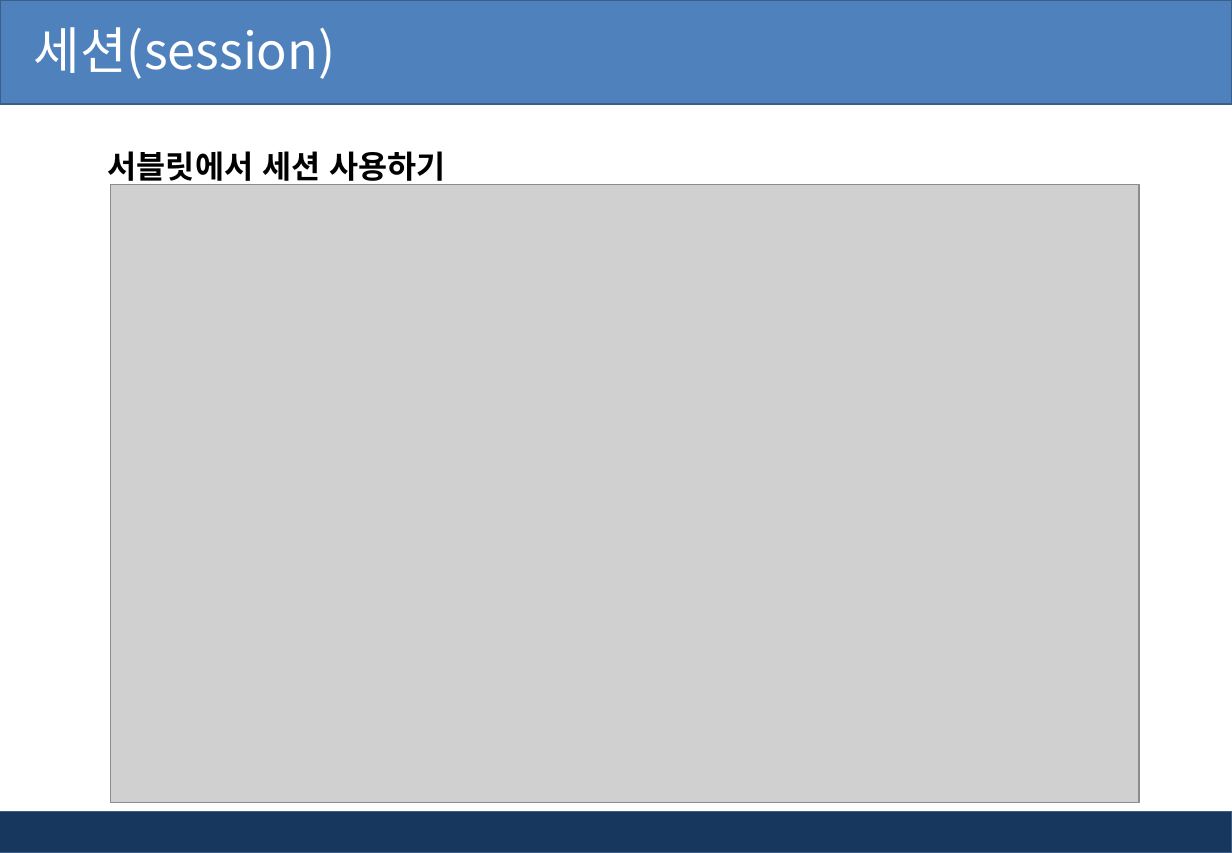
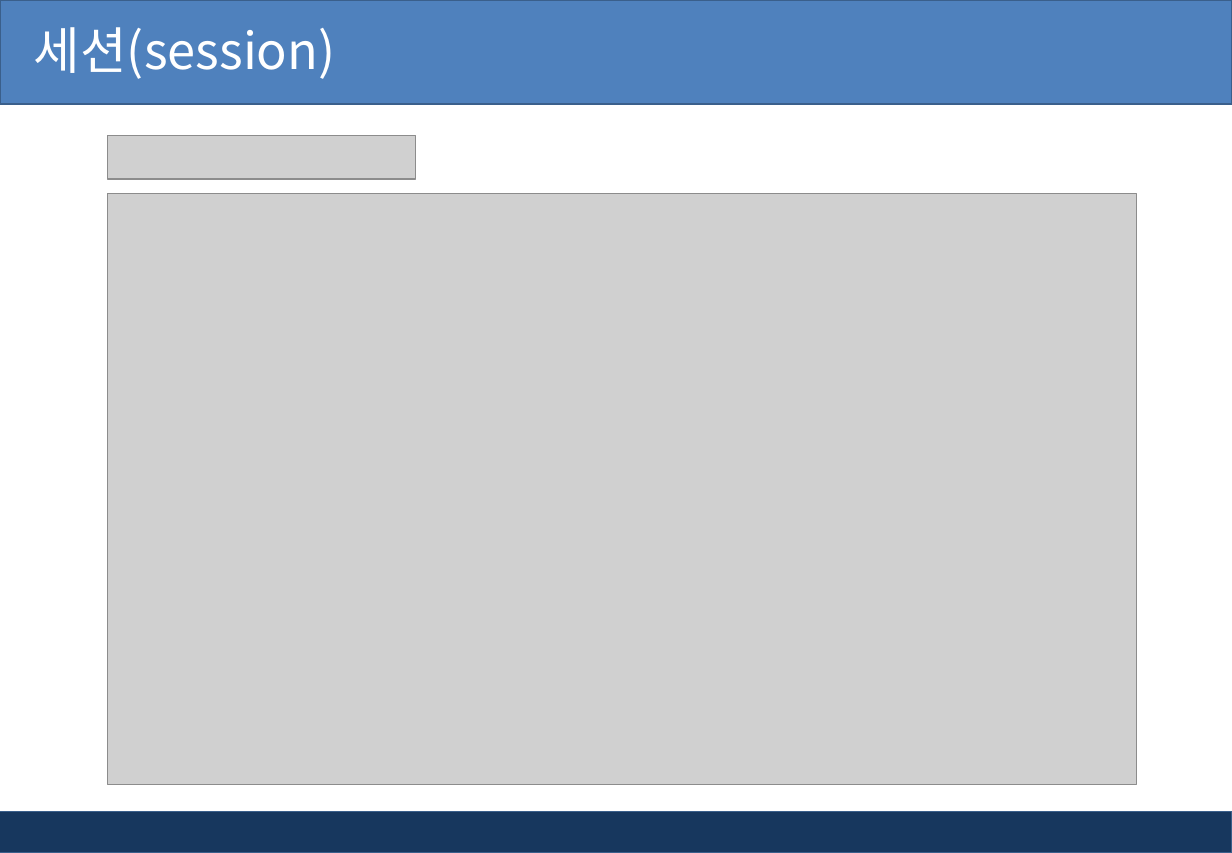
Before and after one commit to pshho/ngreen_project, a slide deck: slide 55 of jspWorks/자료/jsp_ppt/4장. jsp 서블릿 API.pptx. Drawn at 1232x853 pixels with LibreOffice and Linux fonts; fonts in the diff are those of the drawing; grey boxes stand for pictures; background and template pictures are left out. Boxes give left, top, right and bottom in pixels: in the first picture for what was removed or moved away, otherwise in the second. Text is boxed around its words. In the diff, an @@ line names an element or a change of style, - is before the commit and + after.

```diff
--- a/jspWorks/자료/jsp_ppt/4장. jsp 서블릿 API.pptx
+++ b/jspWorks/자료/jsp_ppt/4장. jsp 서블릿 API.pptx
@@ picture added at bbox=[108, 135, 416, 179] @@
@@ text removed at bbox=[108, 151, 445, 186] @@
-서블릿에서 세션 사용하기
@@ picture: place and size @@
-picture at bbox=[110, 184, 1139, 802]
+picture at bbox=[108, 193, 1136, 785]
```
Also in this commit, not shown: 55 other files.
